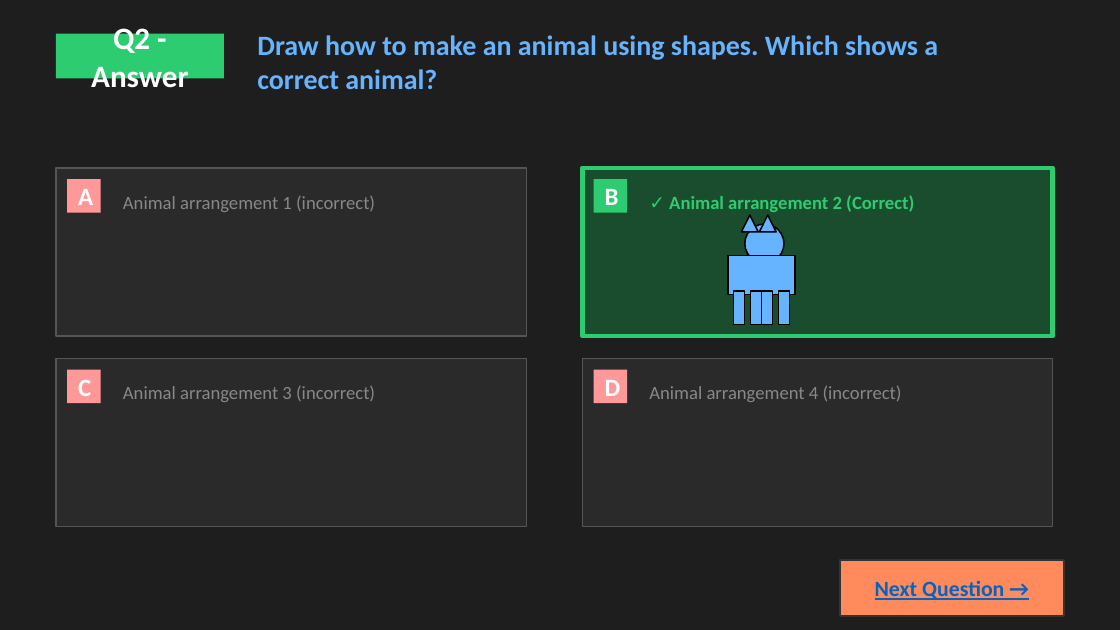
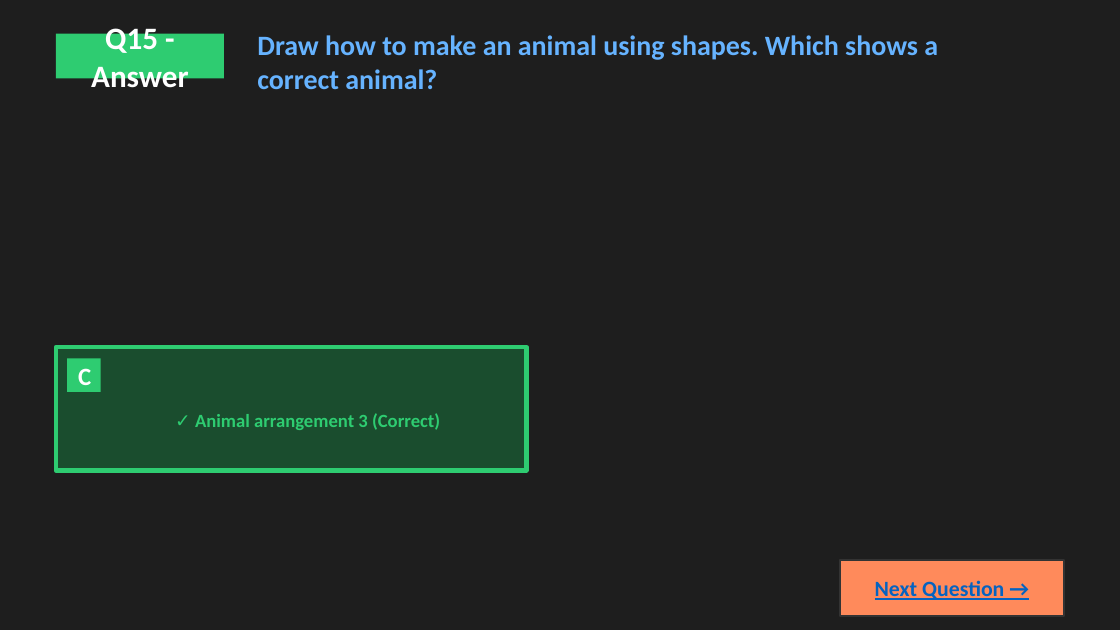
Before and after one commit to Regalx1/Math1-Quiz-Powerpoint, a slide deck: slide 30 of math-shapes-quiz-complete.pptx. Drawn at 1120x630 pixels with LibreOffice and Linux fonts; fonts in the diff are those of the drawing. Boxes give left, top, right and bottom in pixels: in the first picture for what was removed or moved away, otherwise in the second. Text is boxed around its words. In the diff, an @@ line names an element or a change of style, - is before the commit and + after.

```diff
--- a/math-shapes-quiz-complete.pptx
+++ b/math-shapes-quiz-complete.pptx
@@ text in rectangle at <box>91,23,189,94</box>: text changed @@
-Q2 - Answer
+Q15 - Answer
@@ rectangle removed at <box>56,168,526,336</box> @@
@@ rectangle removed at <box>67,179,101,213</box> @@
-A
@@ rectangle removed at <box>582,168,1053,336</box> @@
@@ rectangle removed at <box>594,179,627,213</box> @@
-B
@@ text removed at <box>123,196,375,212</box> @@
-Animal arrangement 1 (incorrect)
@@ text removed at <box>669,195,914,212</box> @@
-✓ Animal arrangement 2 (Correct)
@@ triangle removed at <box>741,215,758,232</box> @@
@@ ellipse removed at <box>745,224,784,263</box> @@
@@ triangle removed at <box>759,215,776,232</box> @@
@@ rectangle removed at <box>728,255,795,295</box> @@
@@ rectangle removed at <box>734,291,745,325</box> @@
@@ rectangle removed at <box>750,291,762,325</box> @@
@@ rectangle removed at <box>762,291,773,325</box> @@
@@ rectangle removed at <box>778,291,790,325</box> @@
@@ rectangle: place and size @@
-rectangle at <box>56,358,526,526</box>
+rectangle at <box>56,347,526,470</box>
@@ rectangle at <box>56,347,526,470</box>: fill #2A2A2A to #1A4D2E; outline #555555 1 pt to #2ECC71 3 pt @@
@@ rectangle "C": place and size @@
-rectangle "C" at <box>67,370,101,403</box>
+rectangle "C" at <box>67,358,101,392</box>
@@ rectangle "C" at <box>67,358,101,392</box>: fill #FF9999 to #2ECC71 @@
@@ rectangle removed at <box>582,358,1053,526</box> @@
@@ rectangle removed at <box>594,370,627,403</box> @@
-D
@@ text removed at <box>649,386,902,402</box> @@
-Animal arrangement 4 (incorrect)
@@ text at <box>195,413,440,430</box>: text changed; text colour #888888 to #2ECC71; bold on @@
-Animal arrangement 3 (incorrect)
+✓ Animal arrangement 3 (Correct)
```
Also in this commit, not shown: 14 other slides changed, 2 slides added, 2 slides removed, 1 other file.
